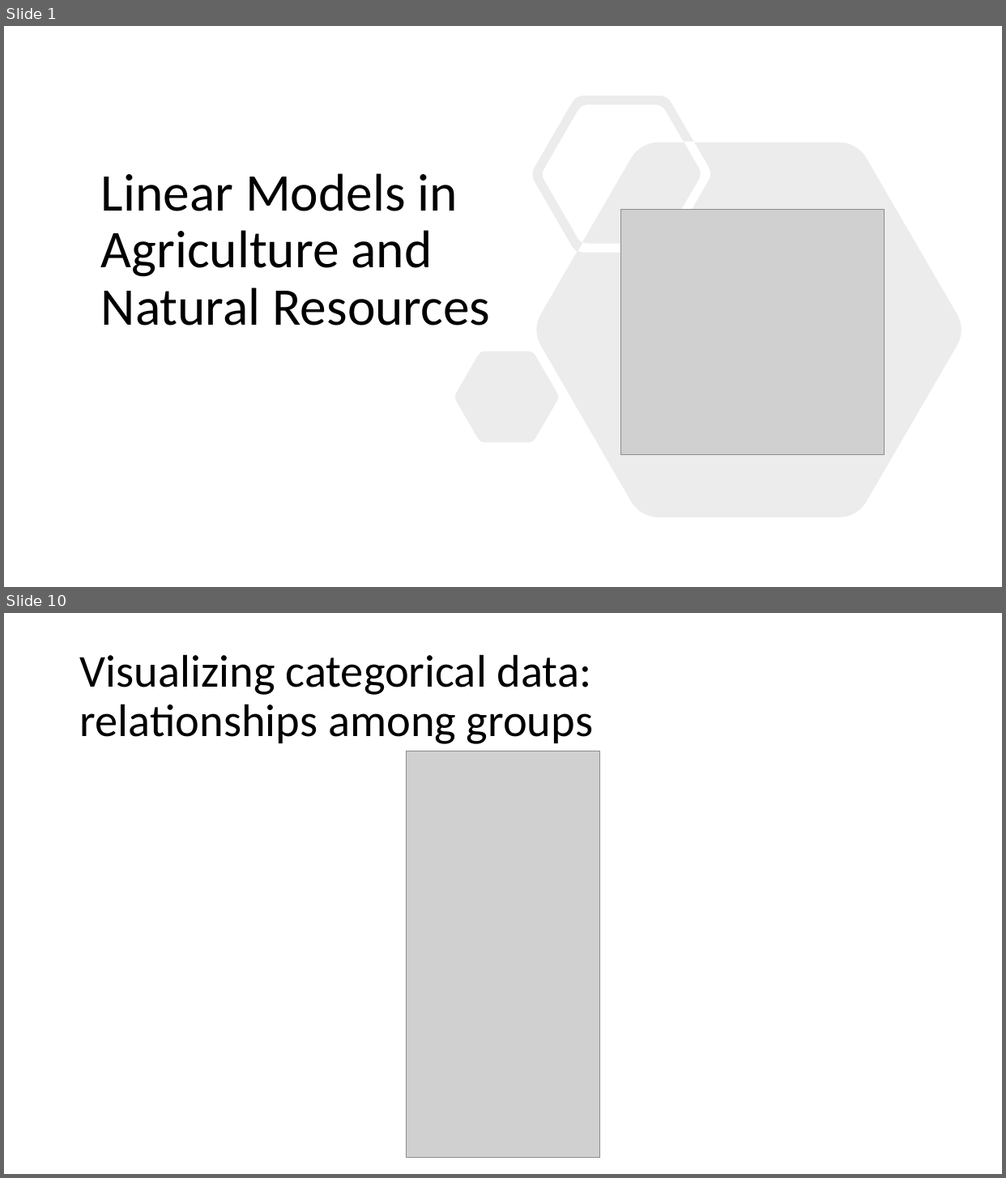
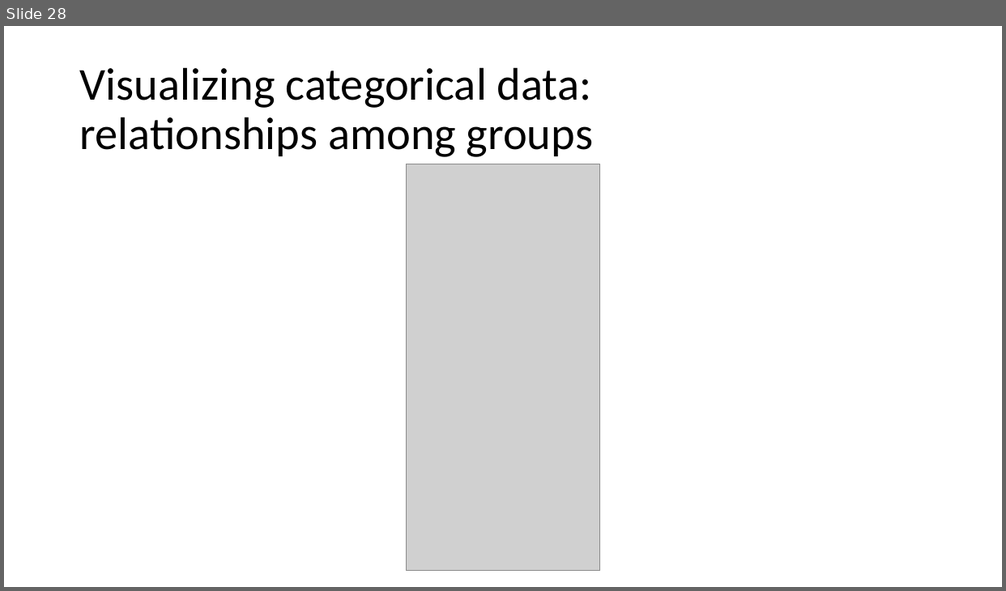
Before and after one commit to hahnp13/Workshops, a slide deck: Slides and materials/ppt files and materials/DataViz.pptx. Shown one above the other, each under a label of ours: slides 1 and 10 before the commit, slide 28 after it; the slides between them are not shown. The pictures are 1006x1178 and 1006x591 pixels, drawn with LibreOffice and Linux fonts; fonts in the diff are those of the drawing; grey boxes stand for pictures. Boxes give left, top, right and bottom in pixels: in the first picture for what was removed or moved away, otherwise in the second. Text is boxed around its words. In the diff, an @@ line names an element or a change of style, - is before the commit and + after.

```diff
--- a/Slides and materials/ppt files and materials/DataViz.pptx
+++ b/Slides and materials/ppt files and materials/DataViz.pptx
@@ slide 1 removed at (4,26,1002,587), background #FFFFFF @@
@@ freeform shape removed at (455,96,961,518) @@
@@ title removed at (101,173,491,326) @@
-Linear Models in Agriculture and Natural Resources
@@ picture removed at (621,209,884,455) @@
@@ what was slide 10 is now slide 28 @@
```
Also in this commit, not shown: 9 slides changed, 7 slides added, 2 other files.
